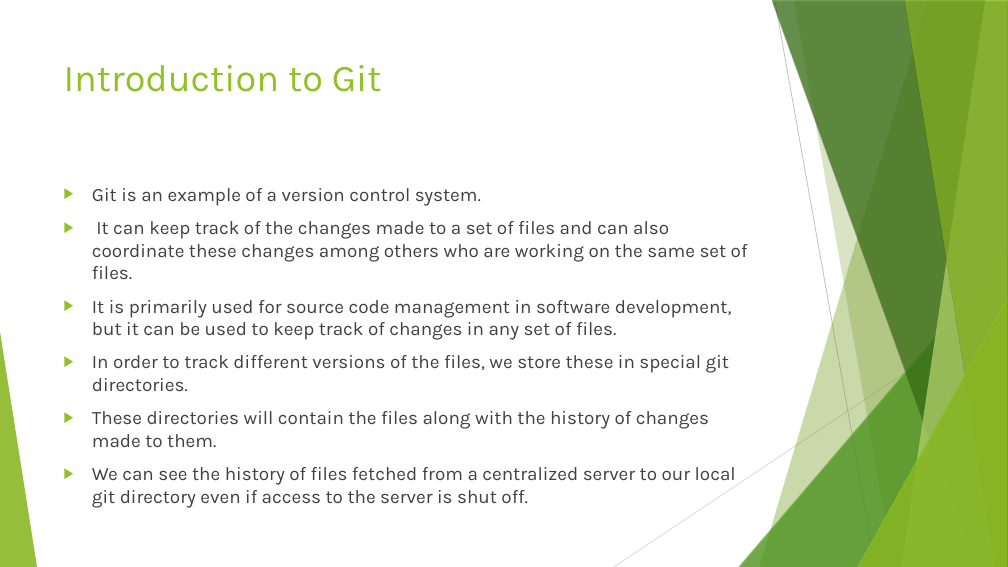
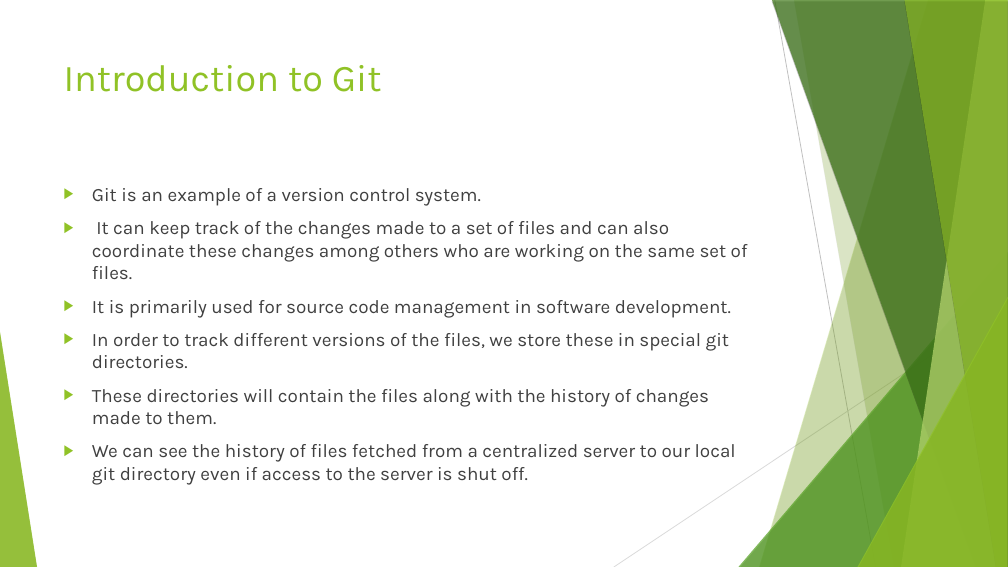
Before and after one commit to Gautam0401/My-Repo, a slide deck: slide 3 of GIT.odp. Drawn at 1008x567 pixels with LibreOffice and Linux fonts; fonts in the diff are those of the drawing. Boxes give left, top, right and bottom in pixels: in the first picture for what was removed or moved away, otherwise in the second. Text is boxed around its words. In the diff, an @@ line names an element or a change of style, - is before the commit and + after.

Commit message:
Changed PPT -2

```diff
--- a/GIT.odp
+++ b/GIT.odp
@@ text at <box>92,300,731,318</box>: text changed @@
-▶ It is primarily used for source code management in software development, but it can be used to keep track of changes in any set of files.
+▶ It is primarily used for source code management in software development.
```
Also in this commit, not shown: 2 other slides changed.
